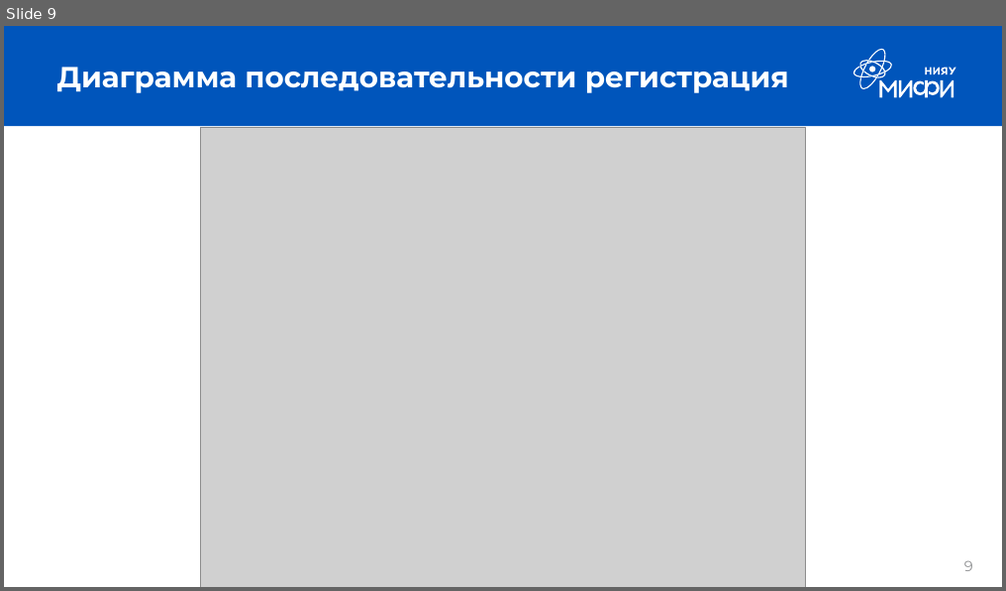
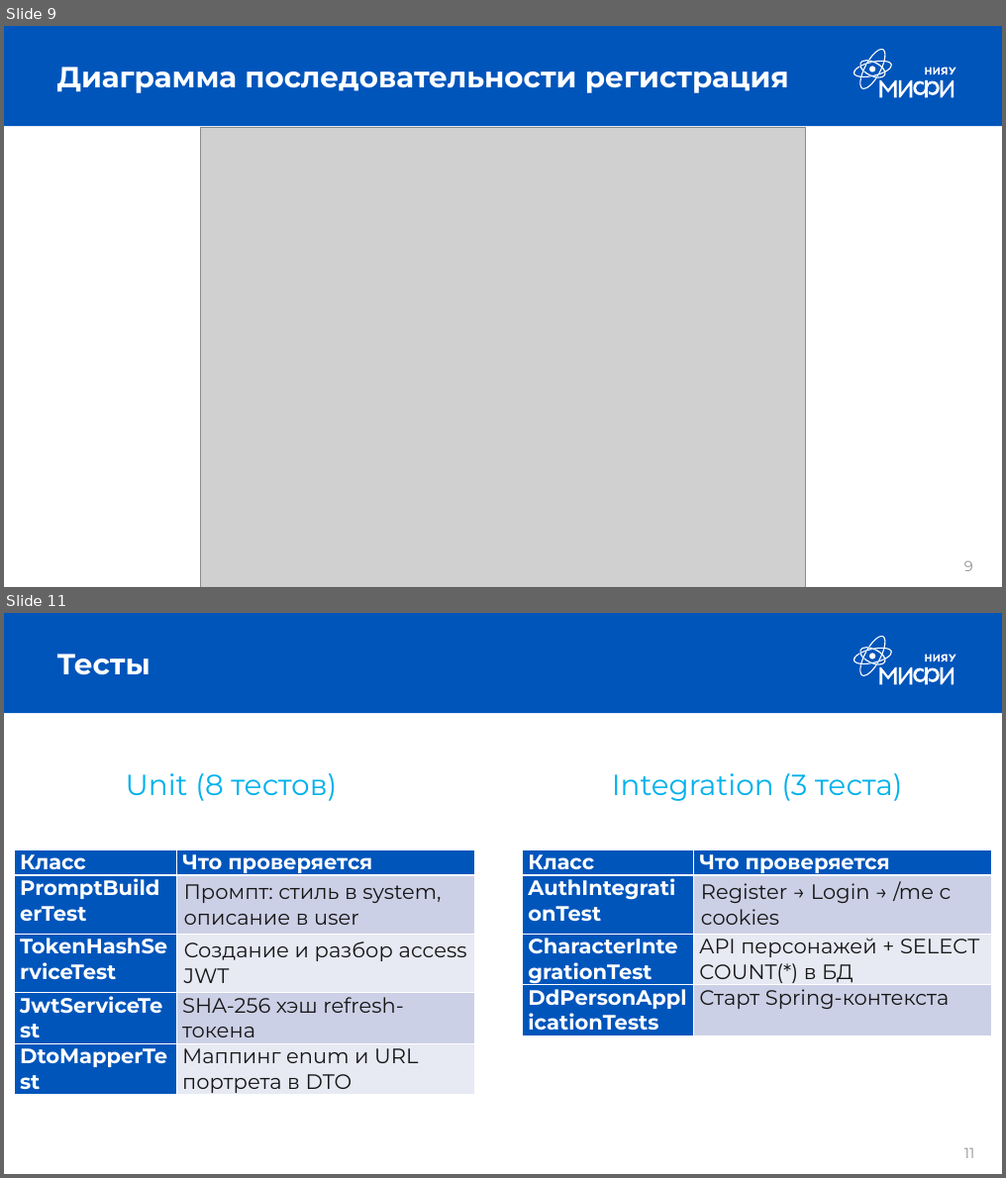
Before and after one commit to GeorgyNikolaev/MEPHI_Java_DD-Person, a slide deck: docs/Презентация.pptx. Shown one above the other, each under a label of ours: slide 9 before the commit, slides 9 and 11 after it; the slides between them are not shown. The pictures are 1006x591 and 1006x1178 pixels, drawn with LibreOffice and Linux fonts; fonts in the diff are those of the drawing; grey boxes stand for pictures. Boxes give left, top, right and bottom in pixels: in the first picture for what was removed or moved away, otherwise in the second. Text is boxed around its words. In the diff, an @@ line names an element or a change of style, - is before the commit and + after.

```diff
--- a/docs/Презентация.pptx
+++ b/docs/Презентация.pptx
@@ slide 11 added at box(4, 613, 1002, 1174), background #FFFFFF; not listed: 22 template elements that a slide beside it also shows @@
@@ title added at box(57, 654, 151, 675), 28 pt, text #FFFFFF, bold @@
+Тесты
@@ text added at box(126, 773, 337, 801), 28 pt, text #00B1EB @@
+Unit (8 тестов)
@@ text added at box(612, 773, 902, 801), 28 pt, text #00B1EB @@
+Integration (3 теста)
@@ table added at box(15, 851, 475, 1097), 5 rows, 2 columns @@
+Класс | Что проверяется
+PromptBuilderTest | Промпт: стиль в system, описание в user
+TokenHashServiceTest | Создание и разбор access JWT
+JwtServiceTest | SHA-256 хэш refresh-токена
+DtoMapperTest | Маппинг enum и URL портрета в DTO
@@ table added at box(523, 851, 992, 1033), 4 rows, 2 columns @@
+Класс | Что проверяется
+AuthIntegrationTest | Register → Login → /me с cookies
+CharacterIntegrationTest | API персонажей + SELECT COUNT(*) в БД
+DdPersonApplicationTests | Старт Spring-контекста
```
Also in this commit, not shown: 2 slides changed, 1 other slide added.
